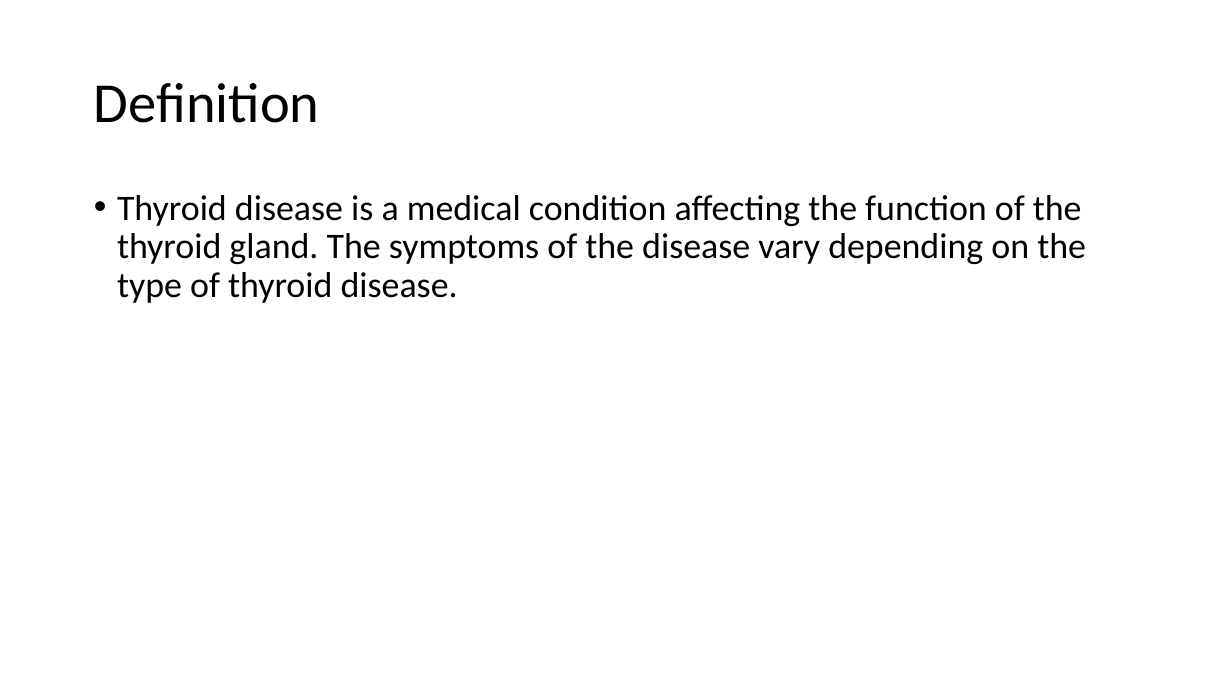
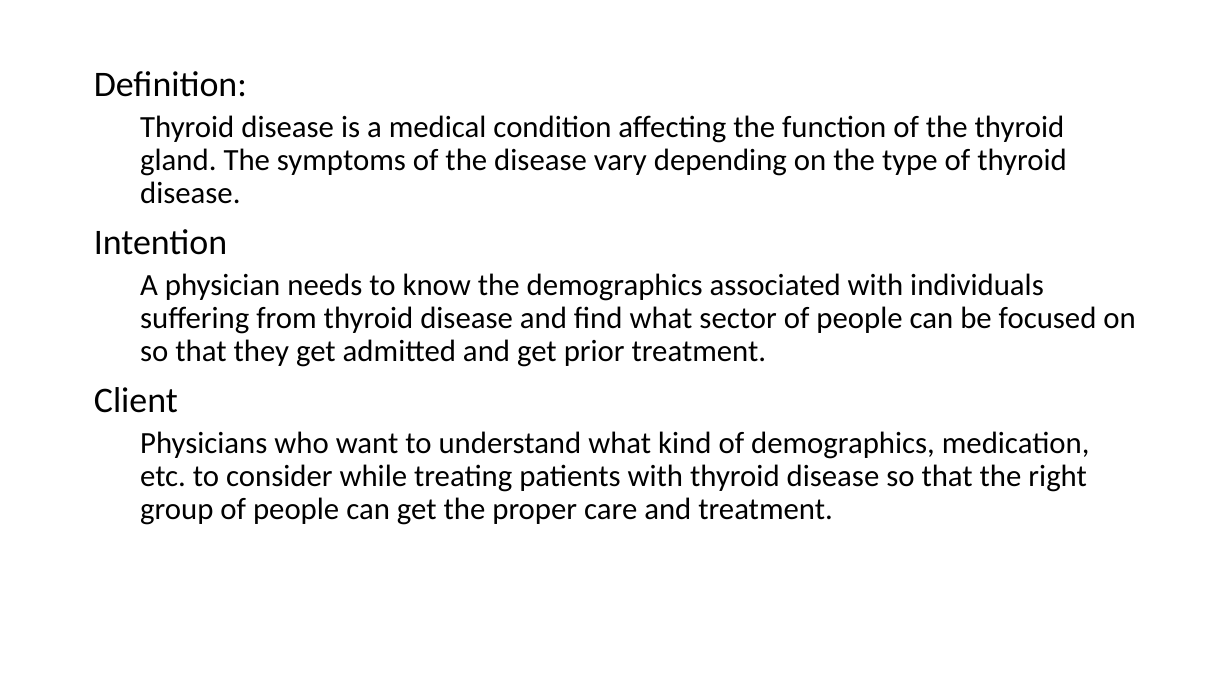
Before and after one commit to rahul7a/thyroid-classification, a slide deck: slide 2 of Reports/Classifying thyroid disease.pptx. Drawn at 1232x693 pixels with LibreOffice and Linux fonts; fonts in the diff are those of the drawing. Boxes give left, top, right and bottom in pixels: in the first picture for what was removed or moved away, otherwise in the second. Text is boxed around its words. In the diff, an @@ line names an element or a change of style, - is before the commit and + after.

Commit message:
Updating the slide deck.

```diff
--- a/Reports/Classifying thyroid disease.pptx
+++ b/Reports/Classifying thyroid disease.pptx
@@ text "Definition:": place and size @@
-text "Definition:" at (117,195,1086,303)
+text "Definition:" at (94,71,1135,525)
@@ text at (94,71,247,97): paragraph added @@
+Definition:
@@ title removed at (94,83,320,123) @@
-Definition
@@ text at (140,115,1067,204): size 28 to 24 pt in "Thyroid disease is a medical condition affecting ..."; bullet • to none; list level 1 to 2 in "Thyroid disease is a medical ..." @@
@@ text at (94,229,1135,525): paragraphs added @@
+Intention
+  A physician needs to know the demographics associated with individuals suffering from thyroid disease and find what sector of people can be focused on so that they get admitted and get prior treatment.
+Client
+  Physicians who want to understand what kind of demographics, medication, etc. to consider while treating patients with thyroid disease so that the right group of people can get the proper care and treatment.
```
Also in this commit, not shown: 12 other slides changed, 2 slides added, 5 slides removed.
